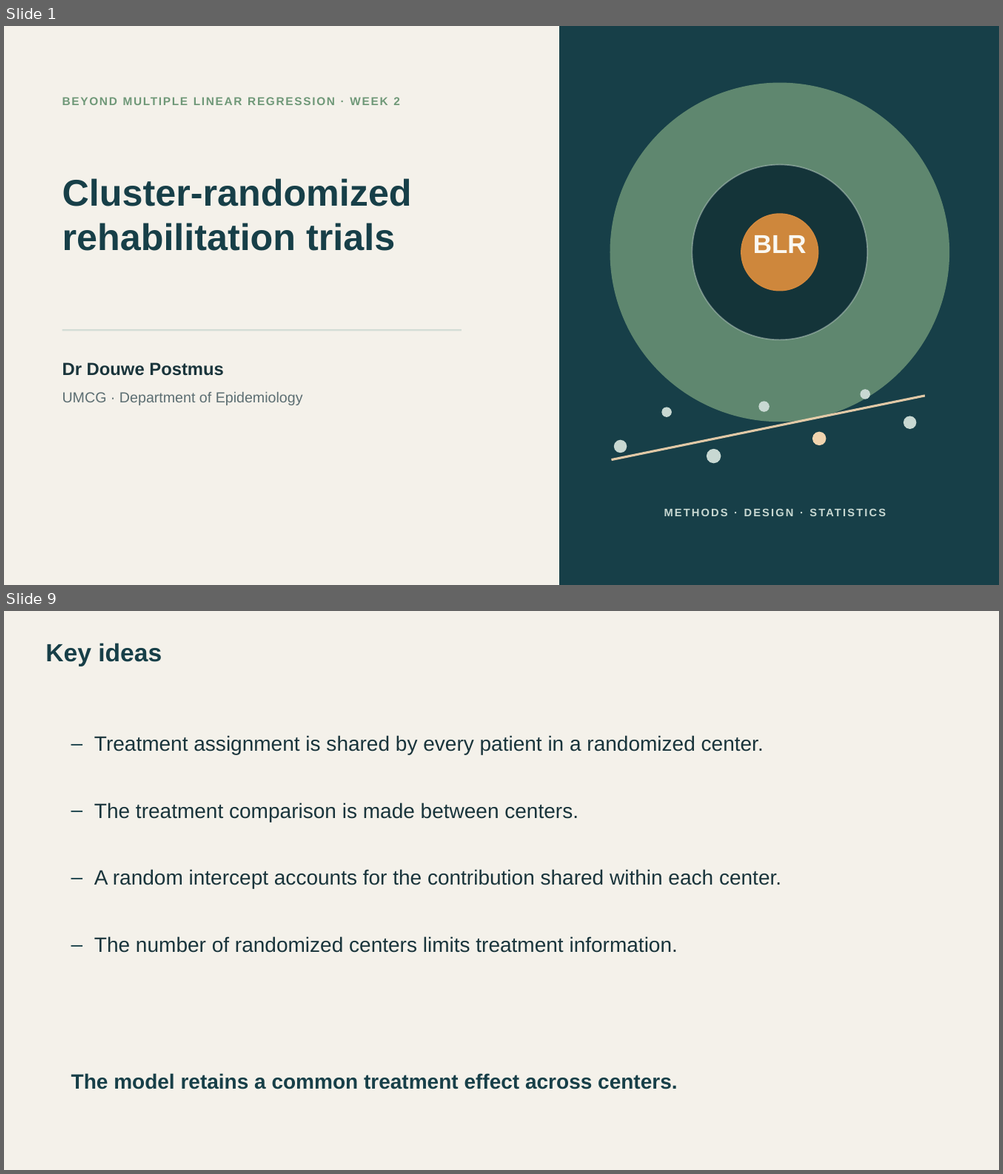
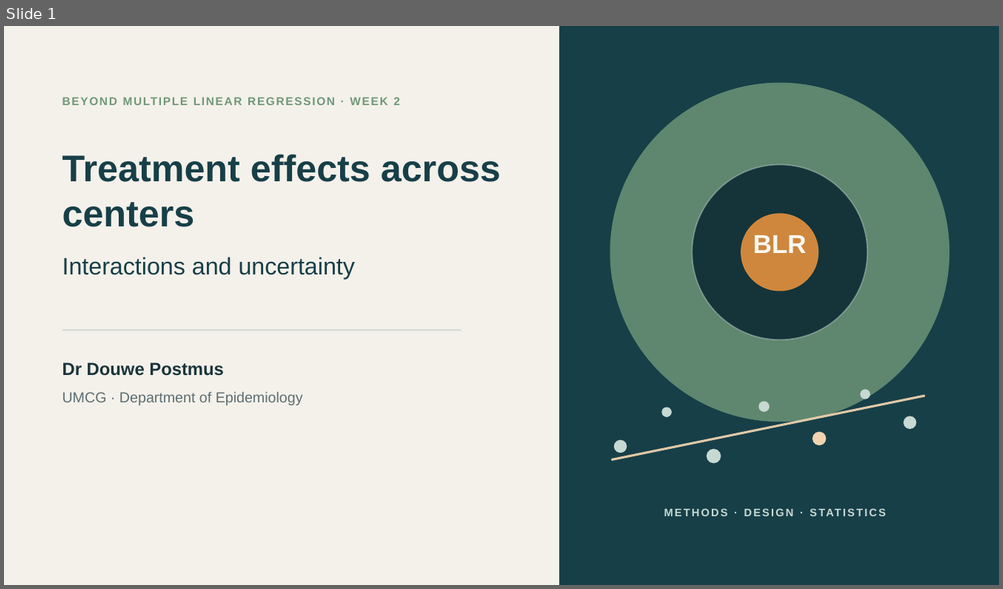
Before and after one commit to Postmus/BeyondMLR, a slide deck: lectures_2627/week2/Beyond_MLR_Week_2.pptx. Shown one above the other, each under a label of ours: slides 1 and 9 before the commit, slide 1 after it; the slides between them are not shown. The pictures are 1003x1174 and 1003x589 pixels, drawn with LibreOffice and Linux fonts; fonts in the diff are those of the drawing. Boxes give left, top, right and bottom in pixels: in the first picture for what was removed or moved away, otherwise in the second. Text is boxed around its words. In the diff, an @@ line names an element or a change of style, - is before the commit and + after.

Commit message:
Develop Week 2 lecture on treatment interactions and uncertainty

```diff
--- a/lectures_2627/week2/Beyond_MLR_Week_2.pptx
+++ b/lectures_2627/week2/Beyond_MLR_Week_2.pptx
@@ slide 9 removed at (4,611,999,1170), background #F4F1EA @@
@@ text removed at (45,643,162,667) @@
-Key ideas
@@ text removed at (71,730,86,754) @@
-–
@@ text removed at (94,735,763,755) @@
-Treatment assignment is shared by every patient in a randomized center.
@@ text removed at (71,797,86,820) @@
-–
@@ text removed at (94,803,578,822) @@
-The treatment comparison is made between centers.
@@ text removed at (71,865,86,888) @@
-–
@@ text removed at (94,869,781,889) @@
-A random intercept accounts for the contribution shared within each center.
@@ text removed at (71,932,86,955) @@
-–
@@ text removed at (94,937,677,953) @@
-The number of randomized centers limits treatment information.
@@ text removed at (71,1073,677,1090) @@
-The model retains a common treatment effect across centers.
@@ slide 1 changed as well @@
@@ text at (62,154,501,227): text changed @@
-Cluster-randomized rehabilitation trials
+Treatment effects across centers
@@ text added at (62,257,355,279), 23 pt, text #173F48 @@
+Interactions and uncertainty
```
Also in this commit, not shown: 25 slides added, 7 other slides removed, 53 other files.
